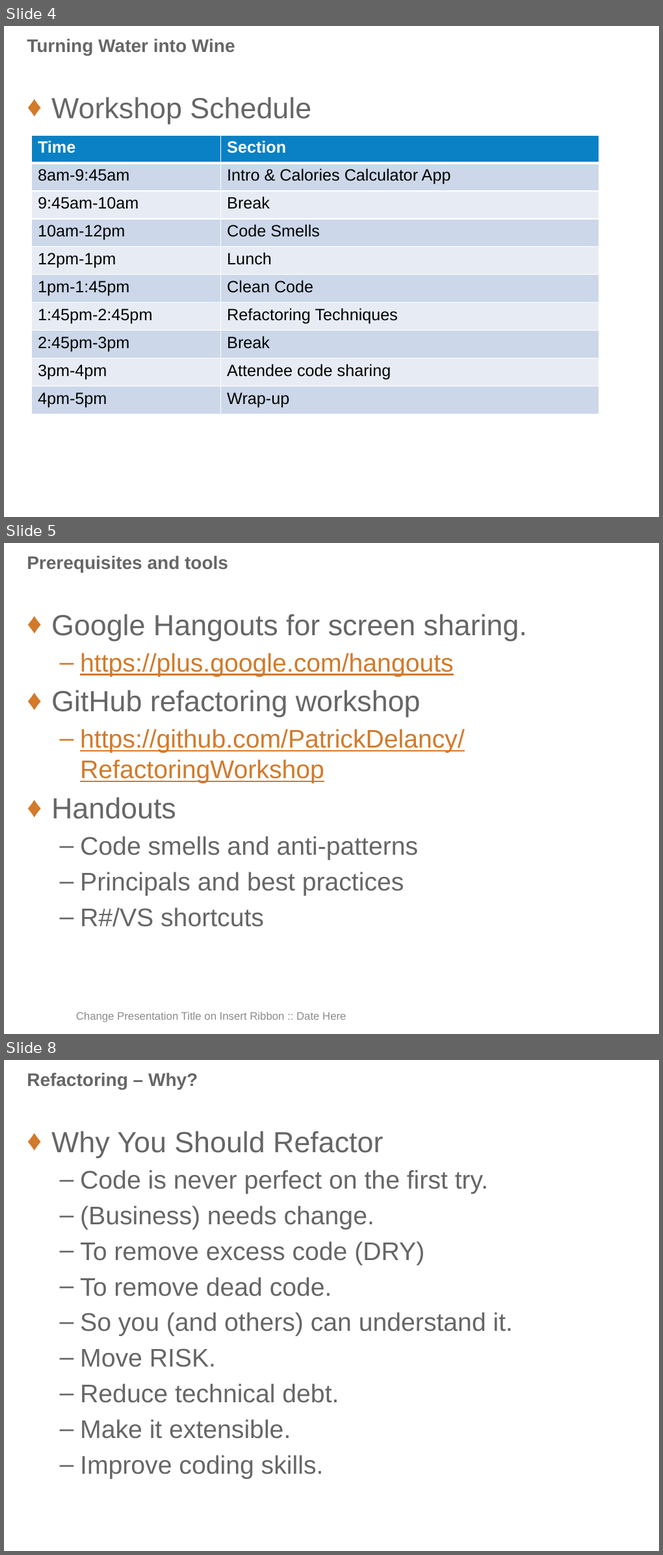
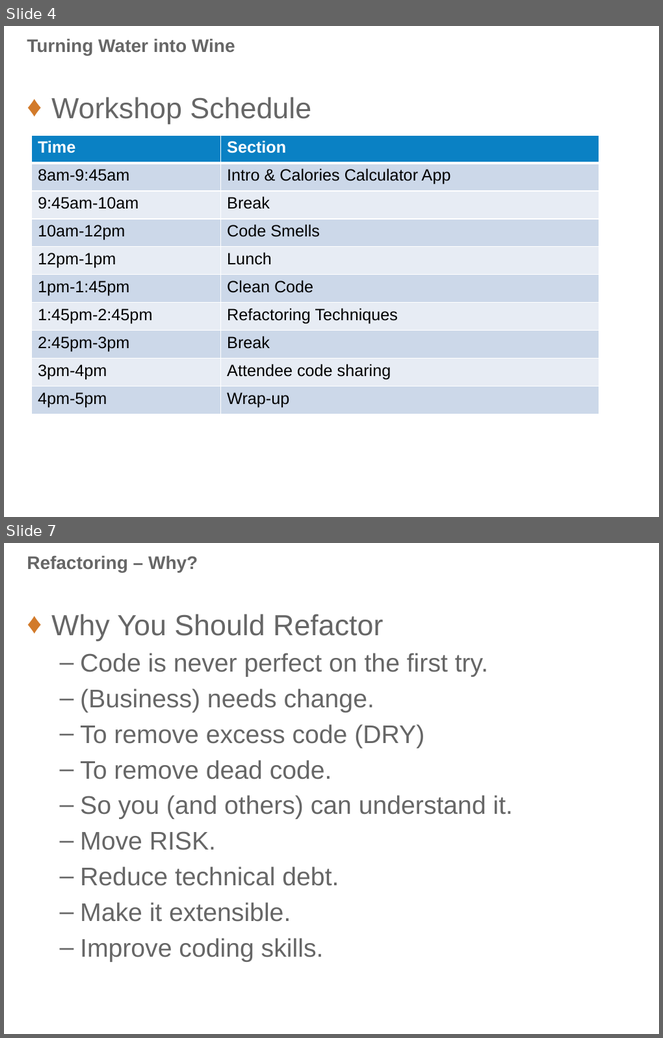
Before and after one commit to PatrickDelancy/RefactoringWorkshop, a slide deck: Refactoring Workshop.pptx. Shown one above the other, each under a label of ours: slides 4, 5 and 8 before the commit, slides 4 and 7 after it; the slides between them are not shown. The pictures are 663x1555 and 663x1038 pixels, drawn with LibreOffice and Linux fonts; fonts in the diff are those of the drawing; background and template pictures are left out. Boxes give left, top, right and bottom in pixels: in the first picture for what was removed or moved away, otherwise in the second. Text is boxed around its words. In the diff, an @@ line names an element or a change of style, - is before the commit and + after.

```diff
--- a/Refactoring Workshop.pptx
+++ b/Refactoring Workshop.pptx
@@ slide 5 removed at (x1=4, y1=543, x2=659, y2=1034), background #FFFFFF @@
@@ title removed at (x1=27, y1=555, x2=228, y2=572) @@
-Prerequisites and tools
@@ text removed at (x1=51, y1=614, x2=527, y2=927) @@
-♦ Google Hangouts for screen sharing.
-  – https://plus.google.com/hangouts
-♦ GitHub refactoring workshop
-  – https://github.com/PatrickDelancy/RefactoringWorkshop
-♦ Handouts
-  – Code smells and anti-patterns
-  – Principals and best practices
-  – R#/VS shortcuts
@@ text removed at (x1=76, y1=1012, x2=346, y2=1023) @@
-Change Presentation Title on Insert Ribbon :: Date Here
@@ what was slide 8 is now slide 7 @@
```
Also in this commit, not shown: 5 slides changed.
